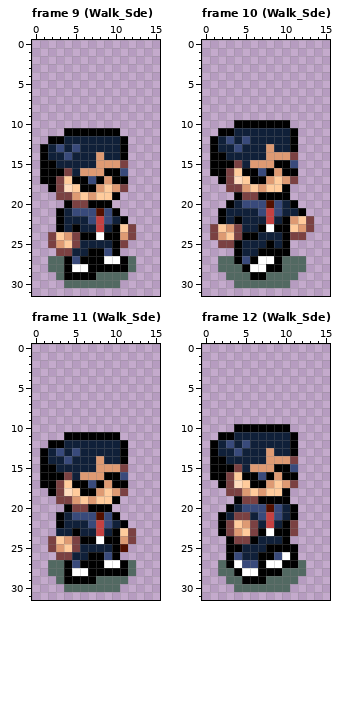
Two states of a pixel-art file, assets/agent.aseprite. That is the earlier state.
16x32 pixels, 12 frames. Colours within 5 levels of each other are drawn and written as one. Shown: frame 9 (Walk_Sde), frame 10 (Walk_Sde), frame 11 (Walk_Sde), frame 12 (Walk_Sde). The commit also changed other frames, which this record leaves out.
After the commit:
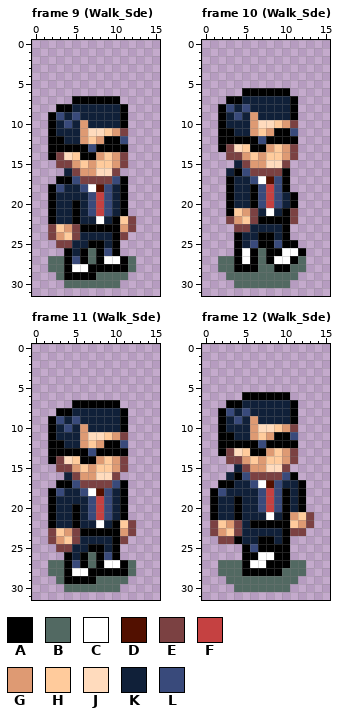
Palette (. is transparent): A #000000  B #526962  C #ffffff  D #521000  E #7b4142  F #c54141  G #de9a73  H #ffcb9c  J #ffdbbd  K #102039  L #394a7b
Change:
--- frame 9 (Walk_Sde)
@@ x 0..15 @@
  6 ................
- 7 ................
- 8 ................
- 9 ................
-10 ................
-11 ....AAAAAAA.....
-12 ..AAKKKKKKKA....
-13 .AKLKLKKKKKA....
-14 .AKKLKKKGKKA....
-15 .AAKKKKKGGGE....
-16 .AAAEKGGGAAL....
-17 .AAEHAALAGAA....
-18 ..AEJHAAGHGE....
-19 ...EEGHGHHA.....
-20 ....AEEAAA......
-21 ...AKLLLDLA.....
-22 ...AKKKLFLKA....
-23 ...AKAKKFKAHE...
-24 ..EHGEAACAAGE...
-25 ..EGHEKKKKAE....
-26 ...EEKKAALA.....
-27 ..BBALAAACCAB...
+ 7 .....AAAAAA.....
+ 8 ...AAKKKKKKA....
+ 9 ..ALKLKKKKKA....
+10 ..AKLKGKKKKA....
+11 ..AKKKGJJHGE....
+12 ..AAKKGHGAAL....
+13 ..AAAAALAAAA....
+14 ..AEJHAAGHGE....
+15 ...EEGHGHHGE....
+16 ....KEGGJJE.....
+17 ...AALEEEELA....
+18 ..ALKKLCDLKA....
+19 ..AKKKKLFLKA....
+20 ..AKKAKLFLKA....
+21 ..AKKAKLFLKA....
+22 ..AKKAKKCKAHE...
+23 ..EHGEAAAAAGE...
+24 ..EGHEKKKKAE....
+25 ...EEKKAAKA.....
+26 ....AKABALA.....
+27 ..BBALABACCAB...
 28 ..BBACCAAAAAB...
--- frame 10 (Walk_Sde)
@@ x 0..15 @@
  5 ................
- 6 ................
- 7 ................
- 8 ................
- 9 ................
-10 ....AAAAAAA.....
-11 ..AAKKKKKKKA....
-12 .AKLKLKKKKKA....
-13 .AKKLKKKGKKA....
-14 .AAKKKKKGGGE....
-15 .AAAEKGGGAAL....
-16 .AAEHAALAGAA....
-17 ..AEJHAAGHGE....
-18 ...EEGHGHHA.....
-19 ....AEEAAAA.....
-20 ...AKLLLDLKA....
-21 ..AKKKKLFLKKA...
-22 ..AKAKKKFKAGHE..
-23 .EHGEKKACAAHGE..
-24 .EGHEAAKKKAEE...
-25 ..EEAKKKAKA.....
-26 ....AKKAAAA.....
-27 ..BBALACCABBB...
-28 ..BBBACCAABBB...
-29 ...BBBAABBBB....
+ 6 .....AAAAAA.....
+ 7 ...AAKKKKKKA....
+ 8 ..ALKLKKKKKA....
+ 9 ..AKLKGKKKKA....
+10 ..AKKKGJJHGE....
+11 ..AAKKGHGAAL....
+12 ..AAAAALAAAA....
+13 ..AEJHAAGHGE....
+14 ...EEGHGHHGE....
+15 ....KEGGJJE.....
+16 ...KALEEEEA.....
+17 ...AKKLCDLA.....
+18 ...AKKALFLA.....
+19 ...AKKALFLKA....
+20 ...AKKALFLKA....
+21 ...AHGEKCKAE....
+22 ...EGHEAAAAE....
+23 ....EEKKKKA.....
+24 ....AKKAAKA.....
+25 ....AKLAALAA....
+26 ....ACABAACCA...
+27 ..BBACABACCAB...
+28 ..BBAAABBAABB...
+29 ...BBBBBBBBB....
 30 ....BBBBBBB.....
--- frame 11 (Walk_Sde)
@@ x 0..15 @@
  6 ................
- 7 ................
- 8 ................
- 9 ................
-10 ................
-11 ....AAAAAAA.....
-12 ..AAKKKKKKKA....
-13 .AKLKLKKKKKA....
-14 .AKKLKKKGKKA....
-15 .AAKKKKKGGGE....
-16 .AAAEKGGGAAL....
-17 .AAEHAALAGAA....
-18 ..AEJHAAGHGE....
-19 ...EEGHGHHA.....
-20 ....AEEAAA......
-21 ...AKLLLDLA.....
-22 ...AKKKLFLKA....
-23 ...KKAKKFKAHE...
-24 ..EHGEAACAAGE...
-25 ..EGHEKKKKAD....
-26 ...EEKKAALA.....
-27 ..BBALAAACCAB...
+ 7 .....AAAAAA.....
+ 8 ...AAKKKKKKA....
+ 9 ..ALKLKKKKKA....
+10 ..AKLKGKKKKA....
+11 ..AKKKGJJHGE....
+12 ..AAKKGHGAAL....
+13 ..AAAAALAAAA....
+14 ..AEJHAAGHGE....
+15 ...EEGHGHHGE....
+16 ....KEGGJJE.....
+17 ...AALEEEELA....
+18 ..ALKKLCDLKA....
+19 ..AKKKKLFLKA....
+20 ..AKKAKLFLKA....
+21 ..AKKAKLFLKA....
+22 ..AKKAKKCKAHE...
+23 ..EHGEAAAAAGE...
+24 ..EGHEKKKKAE....
+25 ...EEKKAAKA.....
+26 ....AKABALA.....
+27 ..BBALABACCAB...
 28 ..BBACCAAAAAB...
--- frame 12 (Walk_Sde)
@@ x 0..15 @@
  5 ................
- 6 ................
- 7 ................
- 8 ................
- 9 ................
-10 ....AAAAAAA.....
-11 ..AAKKKKKKKA....
-12 .AKLKLKKKKKA....
-13 .AKKLKKKGKKA....
-14 .AAKKKKKGGGE....
-15 .AAAEKGGGAAL....
-16 .AAEHAALAGAA....
-17 ..AEJHAAGHGE....
-18 ...EEGHGHHA.....
-19 ....AEEAAAA.....
-20 ...AKLLLDLKA....
-21 ..AKEEKLFLKA....
-22 ..AEHGEKFKAE....
-23 ..AEGHEACAAE....
-24 ...AEEAKKKA.....
-25 ...AAKKKAAAA....
-26 ...ALKKAALCA....
-27 ..BACLLACCAAB...
-28 ..BBACCAAABBB...
-29 ...BBAAABBBB....
+ 6 .....AAAAAA.....
+ 7 ...AAKKKKKKA....
+ 8 ..ALKLKKKKKA....
+ 9 ..AKLKGKKKKA....
+10 ..AKKKGJJHGE....
+11 ..AAKKGHGAAL....
+12 ..AAAAALAAAA....
+13 ..AEJHAAGHGE....
+14 ...EEGHGHHGE....
+15 ....KEGGJJE.....
+16 ...KALEEEELA....
+17 ..AAKKLCDLKKA...
+18 .ALKKKKLFLAKA...
+19 .AKKAKKLFLAKA...
+20 .AKKAKKLFLAKA...
+21 .AKKAKKKCKAGHE..
+22 .EHGEKAAAAAHGE..
+23 .EGHEKKKKKAEE...
+24 ..EEAKKAAKA.....
+25 .....ALAAAA.....
+26 .....AACCAA.....
+27 ..BBBACCAAABB...
+28 ..BBBAAAAABBB...
+29 ...BBBBBBBBB....
 30 ....BBBBBBB.....
